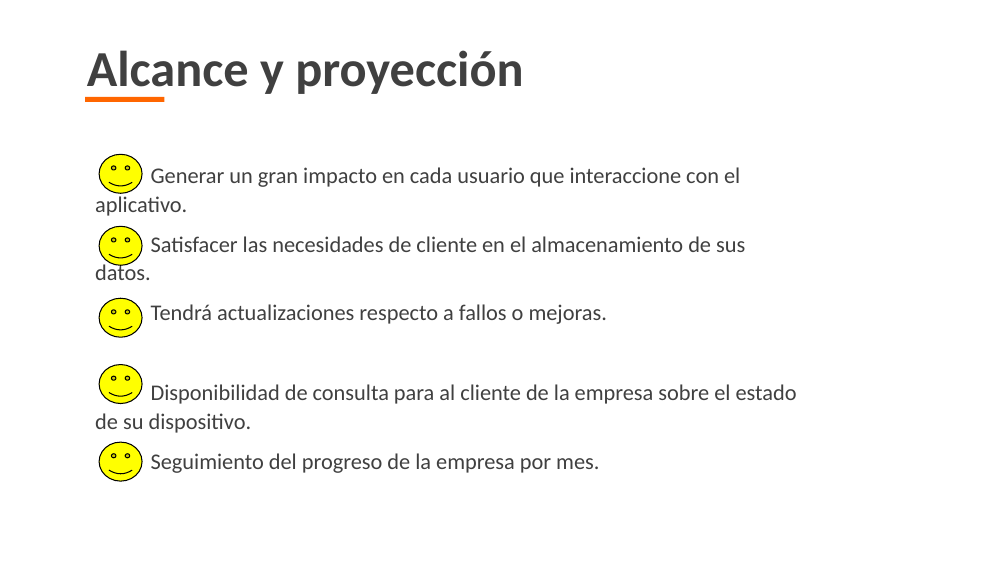
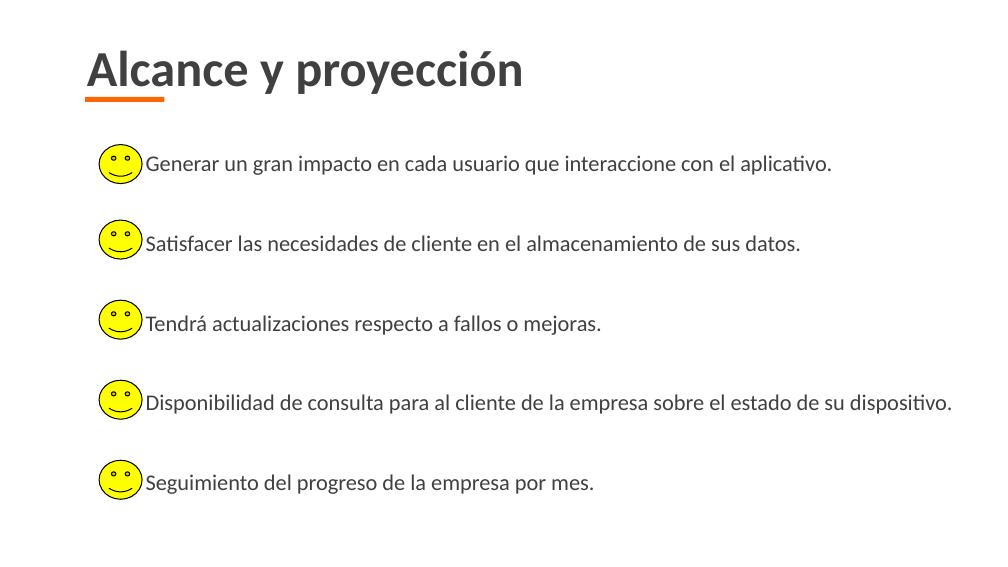
Before and after one commit to CG787/DATA_FILTER, a slide deck: slide 12 of Carpeta Documentos/GC-F-004_Formato_Plantilla_Presentación_Power_Point_V.06.pptx. Drawn at 1008x567 pixels with LibreOffice and Linux fonts; fonts in the diff are those of the drawing; background and template pictures are left out. Boxes give left, top, right and bottom in pixels: in the first picture for what was removed or moved away, otherwise in the second. Text is boxed around its words. In the diff, an @@ line names an element or a change of style, - is before the commit and + after.

```diff
--- a/Carpeta Documentos/GC-F-004_Formato_Plantilla_Presentación_Power_Point_V.06.pptx
+++ b/Carpeta Documentos/GC-F-004_Formato_Plantilla_Presentación_Power_Point_V.06.pptx
@@ text "Generar un gran impacto en ...": place and size @@
-text "Generar un gran impacto en ..." at (95, 167, 797, 473)
+text "Generar un gran impacto en ..." at (146, 155, 953, 494)
@@ smiley face: place and size @@
-smiley face at (99, 154, 142, 194)
+smiley face at (99, 144, 142, 183)
@@ smiley face: place and size @@
-smiley face at (99, 226, 142, 265)
+smiley face at (99, 220, 142, 259)
@@ text at (146, 235, 953, 494): indent changed @@
@@ smiley face: place and size @@
-smiley face at (99, 365, 142, 404)
+smiley face at (99, 380, 142, 419)
@@ smiley face: place and size @@
-smiley face at (99, 443, 142, 482)
+smiley face at (99, 461, 142, 500)
```
Also in this commit, not shown: 5 other slides changed, 1 slide added, 2 other files.
